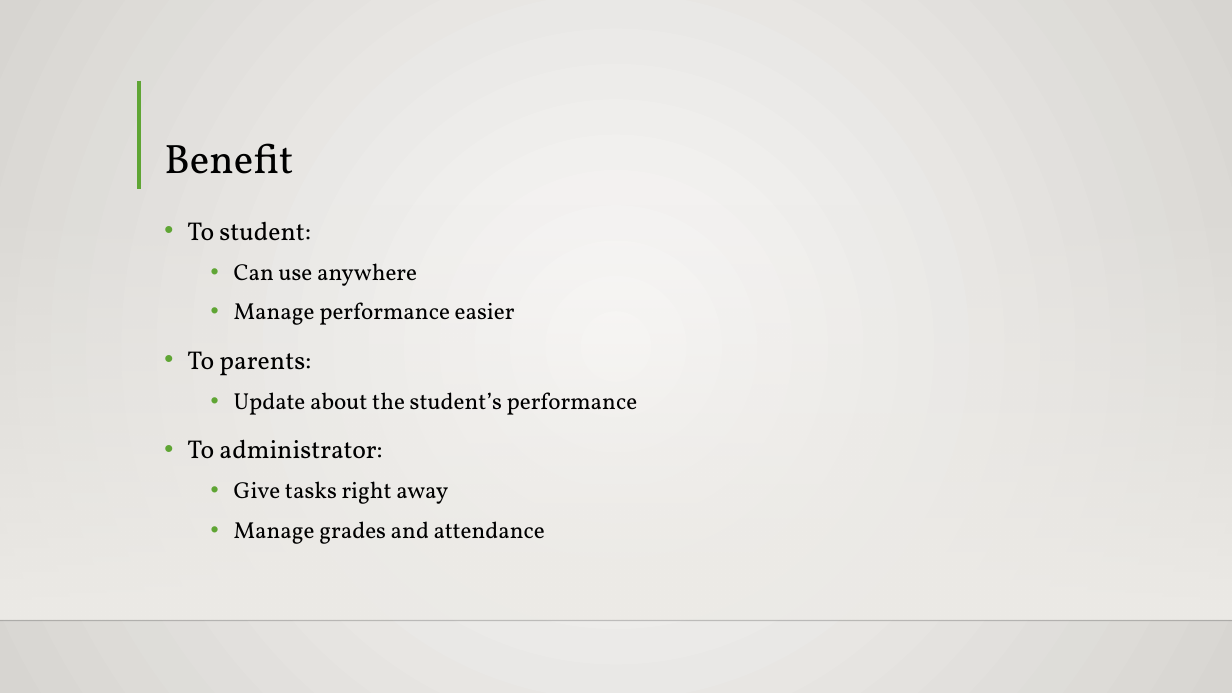
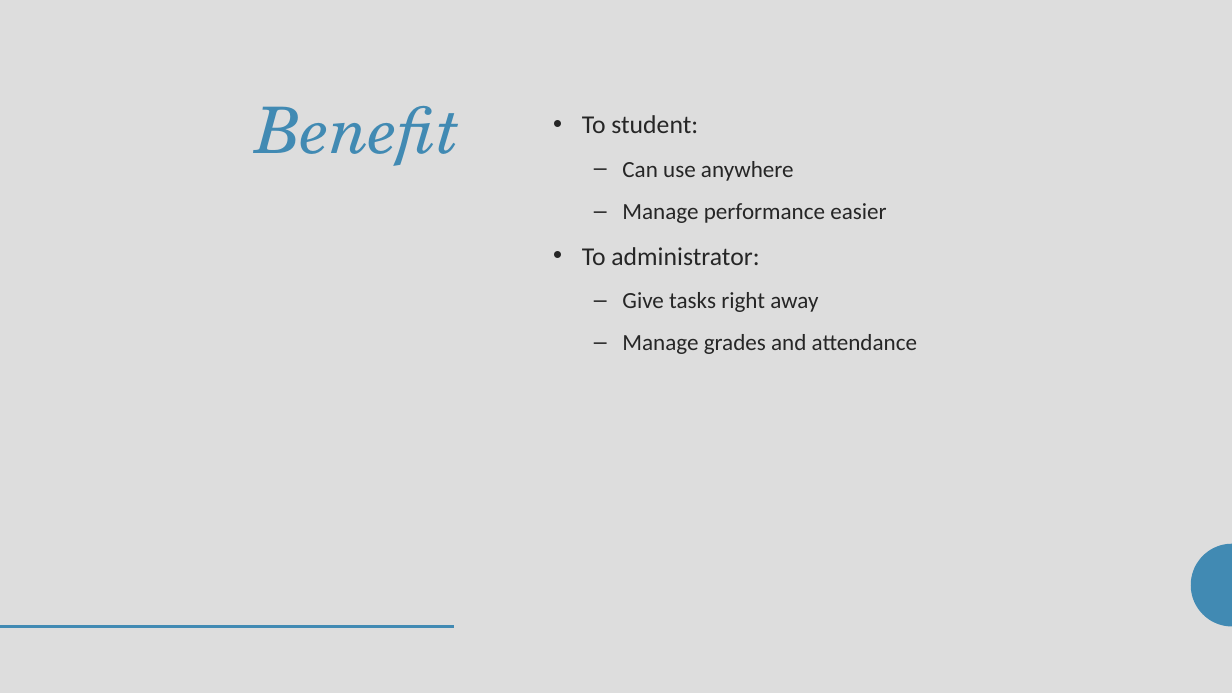
Before and after one commit to seans888/Project---LSC-2, a slide deck: slide 7 of Documentation/MCSPROJ/LSC-LMS PPT.pptx. Drawn at 1232x693 pixels with LibreOffice and Linux fonts; fonts in the diff are those of the drawing; background and template pictures are left out. Boxes give left, top, right and bottom in pixels: in the first picture for what was removed or moved away, otherwise in the second. Text is boxed around its words. In the diff, an @@ line names an element or a change of style, - is before the commit and + after.

```diff
--- a/Documentation/MCSPROJ/LSC-LMS PPT.pptx
+++ b/Documentation/MCSPROJ/LSC-LMS PPT.pptx
@@ background gradient #FAFAF9 to #D7D5D2 to #DDDDDD @@
@@ line removed from (139, 80) to (139, 189) @@
@@ title "Benefit": place and size @@
-title "Benefit" at <box>164,143,293,174</box>
+title "Benefit" at <box>255,106,459,166</box>
@@ title "Benefit" at <box>255,106,459,166</box>: size 32 to 50 pt, font Vollkorn to TeX Gyre Schola, text colour #000000 to #418AB3, italic on; alignment left to right; vertical alignment bottom to top @@
@@ text "To student:": place and size @@
-text "To student:" at <box>187,222,638,544</box>
+text "To student:" at <box>582,115,917,354</box>
@@ text "To student:" at <box>582,115,917,354</box>: font Vollkorn to Calibri, text colour #000000 to #262626; indent changed; line spacing 1.2 to 1.12; less space between paragraphs; bullet • to –; more space between paragraphs @@
@@ rectangle removed at <box>0,203,1232,619</box> @@
@@ text at <box>187,351,638,415</box>: paragraphs removed @@
-• To parents:
-  • Update about the student’s performance
@@ freeform shape added at <box>1191,543,1232,627</box>, fill #418AB3 @@
@@ line removed from (0, 621) to (1232, 621) @@
@@ line added from (0, 627) to (455, 627), #418AB3 2 pt @@
```
Also in this commit, not shown: 14 other slides changed, 6 slides added, 1 slide removed.
